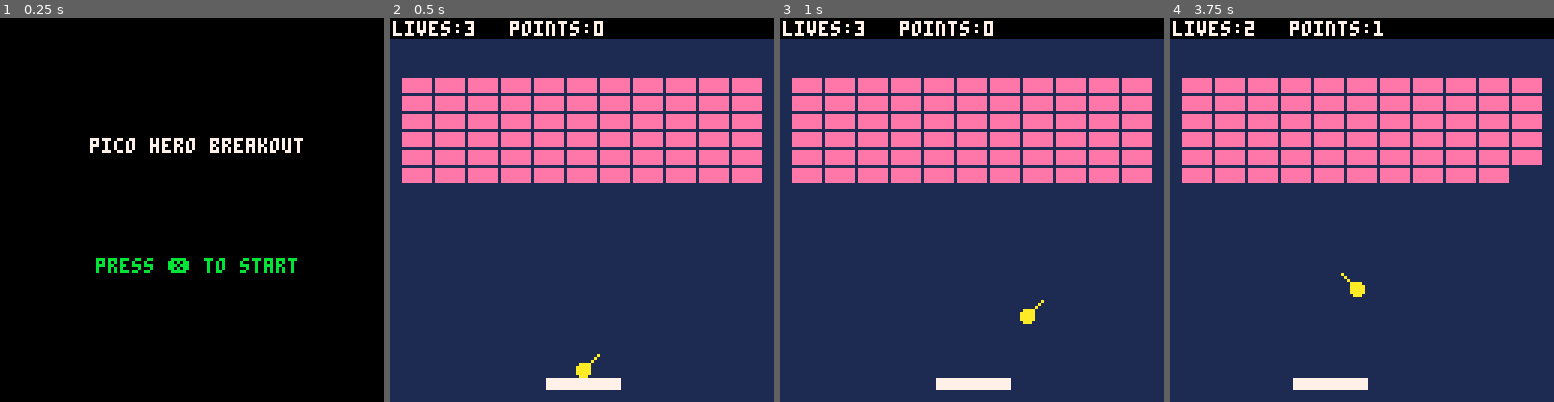
Above: before the commit, frames 1-4 (left to right).
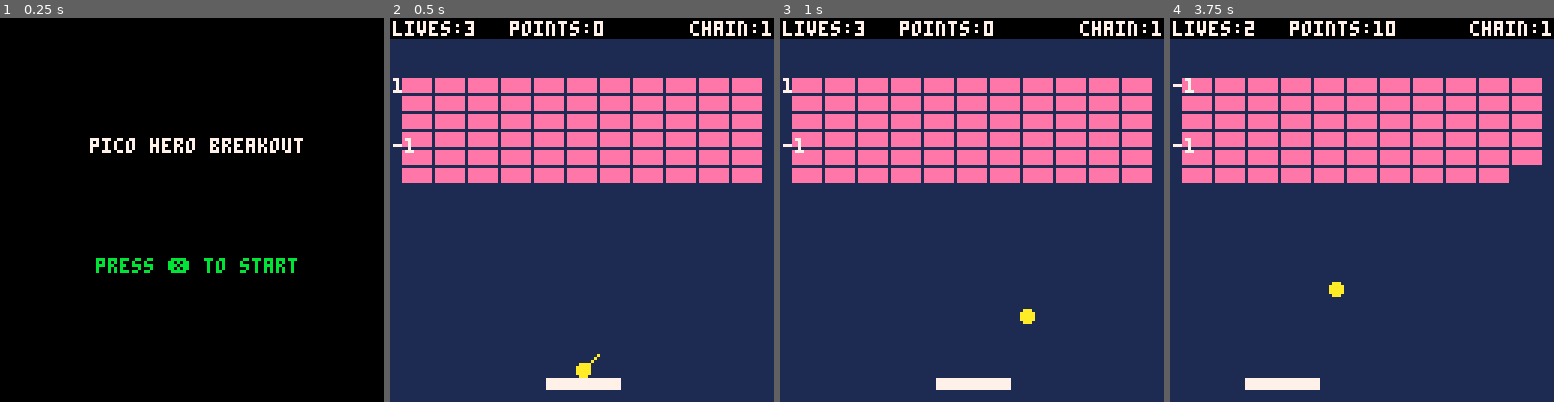
Above: after the commit, the same moments.

Repository: lvguowei/pico8
Game: PICO-8 cartridge carts/breakout/breakout.p8
Same seed, same stepped clock (60 frames per second), same inputs: the game is played once before the commit and once after it.
Inputs:
- Up to frame 1 (0.25 s): no input
- Up to frame 2 (0.5 s): tap X (X key) at 0.33 s
- Up to frame 3 (1 s): tap O (Z key) at 0.7 s
- Up to frame 4 (3.75 s): tap X (X key) at 1.07, 1.85, 2.97 s; hold Right 1.6-2.1 s; tap O (Z key) every 0.4 s from 1.7 to 3.7 s; hold Right 2.47-3.03 s; hold Left 3.08-3.58 s

Frame 1 is identical in both runs. In frame 2, 0.5% of the frame differs, in the area x 0-100%, y 0-36%; in frame 3, 0.5%; in frame 4, 1.6%, in the area x 0-100%, y 0-97%.

Commit message:
Breakout #15 - Combo Chains - Pico-8 Hero

Diff:
--- a/carts/breakout/main.lua
+++ b/carts/breakout/main.lua
@@ -34,6 +34,32 @@
   ball_dx = 1
   ball_dy = -1
   sticky = true
+  ball_ang = 1
+  chain = 1
+end
+
+function setang(ang)
+  ball_ang = ang
+  if ang == 2 then
+    ball_dx = 0.5 * sign(ball_dx)
+    ball_dy = 1.3 * sign(ball_dy)
+  elseif ang == 0 then
+    ball_dx = 1.3 * sign(ball_dx)
+    ball_dy = 0.5 * sign(ball_dy)
+  else
+    ball_dx = 1 * sign(ball_dx)
+    ball_dy = 1 * sign(ball_dy)
+  end
+end
+
+function sign(n)
+  if n < 0 then
+    return -1
+  elseif n > 0 then
+    return 1
+  else
+    return 0
+  end
 end
 
 function gameover()
@@ -76,6 +102,8 @@
 
   sticky = true
 
+  chain = 1 -- combo chain multiplier
+
   serveball()
 end
 
@@ -86,7 +114,7 @@
   if btn(0) then
     --left
     buttpressed = true
-    pad_dx = -2
+    pad_dx = -2.5
 
     if sticky then
       ball_dx = -1
@@ -96,7 +124,7 @@
   if btn(1) then
     --right
     buttpressed = true
-    pad_dx = 2
+    pad_dx = 2.5
 
     if sticky then
       ball_dx = 1
@@ -137,6 +165,7 @@
     if ball_box(nextx,nexty,pad_x,pad_y,pad_w,pad_h) then
       -- deal with collision
       if deflx_ball_box(ball_x,ball_y,ball_dx,ball_dy,pad_x,pad_y,pad_w,pad_h) then
+        -- ball hit pad on the side
         ball_dx = -ball_dx
         if ball_x < pad_x+pad_w/2 then
           nextx=pad_x-ball_r
@@ -144,15 +173,33 @@
           nextx=pad_x+pad_w+ball_r
         end
       else
+        -- ball hit pad on top/bottom
         ball_dy = -ball_dy
         if ball_y > pad_y then
+          -- bottom
           nexty=pad_y+pad_h+ball_r
         else
+          -- top
           nexty=pad_y-ball_r
+          if abs(pad_dx) > 2 then
+            -- change angle
+            if sign(pad_dx) == sign(ball_dx) then
+              -- ball and pad moving same direction
+              -- flatten angle
+              setang(mid(0, ball_ang - 1, 2))
+            else
+              -- raise angle
+              if ball_ang == 2 then
+                ball_dx = -ball_dx
+              else
+                setang(mid(0, ball_ang + 1, 2))
+              end
+            end
+          end
         end
       end
       sfx(1)
-      points+=1
+      chain = 1
     end
 
 
@@ -168,9 +215,11 @@
           end
         end
         brickhit = true
-        sfx(3)
-        points += 1
+        sfx(2 + chain)
         brick_v[i] = false
+        points += 10 * chain
+        chain += 1
+        chain = mid(1, chain, 7)
       end
     end
 
@@ -205,8 +254,11 @@
   rectfill(pad_x, pad_y, pad_x + pad_w, pad_y + pad_h, 7)
   rectfill(0, 0, 128, bar_h, 0)
 
+
   -- serve preview
-  line(ball_x, ball_y, ball_x + ball_dx * 5, ball_y + ball_dy * 5, 10)
+  if sticky then
+    line(ball_x, ball_y, ball_x + ball_dx * 5, ball_y + ball_dy * 5, 10)
+  end
 
   -- draw bricks
   for i = 1, #brick_x do
@@ -217,6 +269,11 @@
 
   print("lives:"..lives, 1, 1, 7)
   print("points:"..points, 40, 1, 7)
+  print("chain:"..chain, 100, 1, 7)
+
+  -- debug
+  print(ball_dx, 1, 20, 7)
+  print(ball_dy, 1, 40, 7)
 end
 
 function draw_start()
Not shown, changed: the sound effects (__sfx__) section of carts/breakout/breakout.p8
